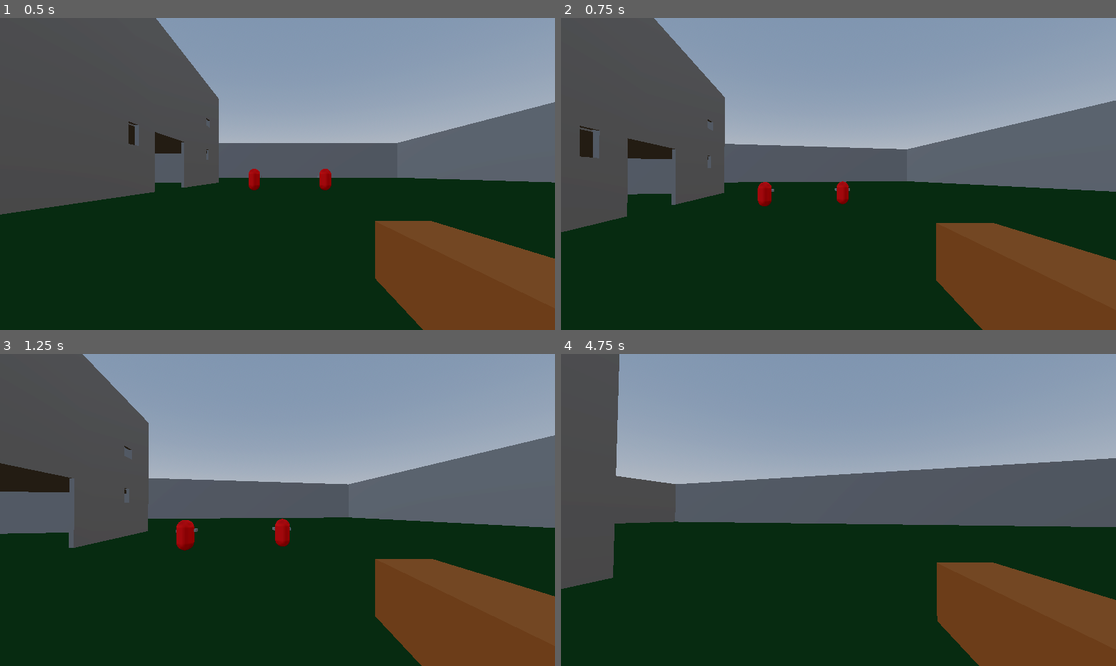
Above: before the commit, frames 1-4 (two rows, left to right).
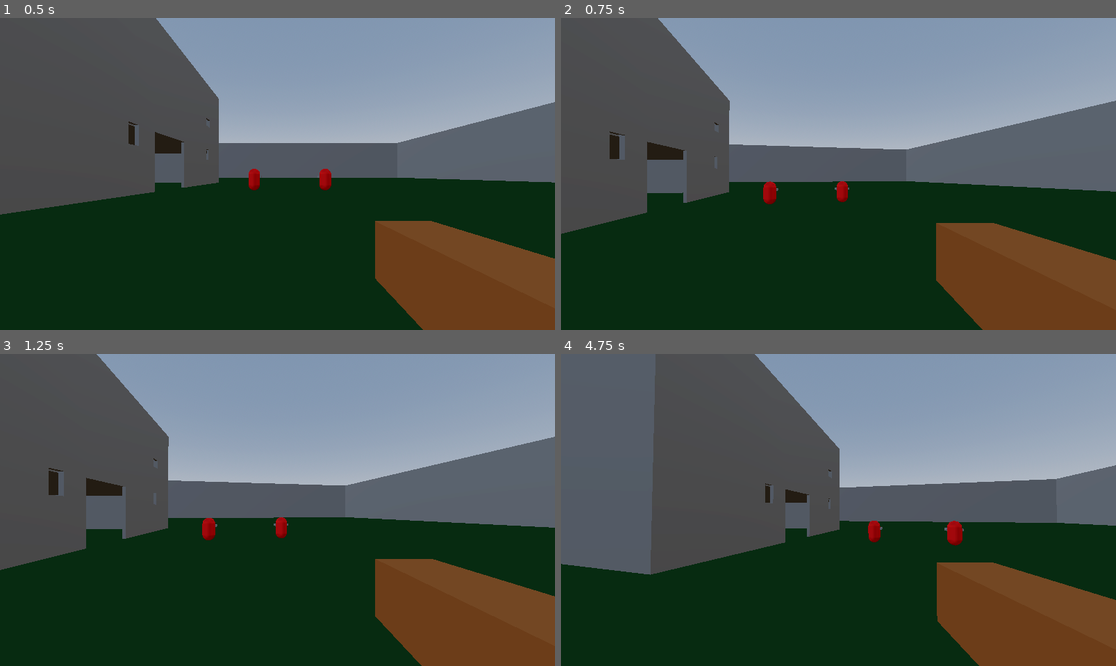
Above: after the commit, the same moments.

Repository: htanama/Stay-Alive
Game: Godot game, scene res://Scenes/Levels/level1.tscn
Same seed, same stepped clock (60 frames per second), same inputs: the game is played once before the commit and once after it.
Inputs (mouse positions are in pixels of both pictures, inside the frame that each line leads up to):
- Up to frame 1 (0.5 s): no input
- Up to frame 2 (0.75 s): tap Enter (ui_accept) at 0.5 s; move the mouse to (866, 174) at 0.52 s; hold Up (ui_up) from 0.53 s (still down)
- Up to frame 3 (1.25 s): keep holding Up (ui_up); tap Enter (ui_accept) at 0.77 s
- Up to frame 4 (4.75 s): keep holding Up (ui_up); move the mouse to (810, 510) at 1.27 s; tap Enter (ui_accept) at 1.52, 3.02, 3.77, 4.52 s; move the mouse to (849, 503) at 2.02 s; move the mouse to (832, 516) at 2.77 s; move the mouse to (877, 513) at 3.52 s; move the mouse to (794, 506) at 4.27 s

Frame 1 is identical in both runs. In frame 2, 2.2% of the frame differs, in the area x 0-100%, y 0-70%; in frame 3, 6.7%; in frame 4, 32%, in the area x 0-100%, y 0-76%.

Commit message:
created reticle

Diff:
--- a/Scenes/Levels/level1.tscn
+++ b/Scenes/Levels/level1.tscn
@@ -229,6 +229,7 @@
 transform = Transform3D(1, 0, 0, 0, 1, 0, 0, 0, 1, 10.15613, 0.44252062, 0)
 
 [node name="Arena" type="CSGCombiner3D" parent="."]
+use_collision = true
 
 [node name="OutsideWall" type="CSGBox3D" parent="Arena"]
 transform = Transform3D(1, 0, 0, 0, 1, 0, 0, 0, 1, 0, 5.2678223, 0)
--- a/Scenes/Player/player.gd
+++ b/Scenes/Player/player.gd
@@ -22,7 +22,7 @@
 
 	# Get the input direction and handle the movement/deceleration.
 	# As good practice, you should replace UI actions with custom gameplay actions.
-	var input_dir := Input.get_vector("ui_left", "ui_right", "ui_up", "ui_down")
+	var input_dir := Input.get_vector("left", "right", "forward", "backward")
 	var direction := (transform.basis * Vector3(input_dir.x, 0, input_dir.y)).normalized()
 	if direction:
 		velocity.x = direction.x * SPEED
--- a/Scenes/Player/player.tscn
+++ b/Scenes/Player/player.tscn
@@ -1,7 +1,8 @@
-[gd_scene load_steps=6 format=3 uid="uid://c0fpjphe6dorx"]
+[gd_scene load_steps=7 format=3 uid="uid://c0fpjphe6dorx"]
 
 [ext_resource type="Script" uid="uid://clsyv8sv0apky" path="res://Scenes/Player/player.gd" id="1_uvnfx"]
 [ext_resource type="Script" uid="uid://bk2lp8we8mg1r" path="res://Scenes/Player/CameraController.gd" id="2_a3d8c"]
+[ext_resource type="Script" uid="uid://c4myaf1vwaeml" path="res://Scenes/Scripts/reticle.gd" id="3_xpcdj"]
 
 [sub_resource type="CapsuleMesh" id="CapsuleMesh_uvnfx"]
 height = 1.5
@@ -33,3 +34,30 @@
 script = ExtResource("2_a3d8c")
 
 [node name="Camera3D" type="Camera3D" parent="CameraMount"]
+
+[node name="Control" type="Control" parent="."]
+layout_mode = 3
+anchors_preset = 15
+anchor_right = 1.0
+anchor_bottom = 1.0
+grow_horizontal = 2
+grow_vertical = 2
+mouse_filter = 1
+
+[node name="Reticle" type="CenterContainer" parent="Control"]
+layout_mode = 1
+anchors_preset = 8
+anchor_left = 0.5
+anchor_top = 0.5
+anchor_right = 0.5
+anchor_bottom = 0.5
+offset_left = -20.0
+offset_top = -20.0
+offset_right = 20.0
+offset_bottom = 20.0
+grow_horizontal = 2
+grow_vertical = 2
+script = ExtResource("3_xpcdj")
+
+[node name="Line2D" type="Line2D" parent="Control/Reticle"]
+position = Vector2(-940, -520)
--- /dev/null
+++ b/Scenes/Scripts/reticle.gd
@@ -0,0 +1,11 @@
+extends CenterContainer
+
+@export var DOT_RADIUS : float = 1.0
+@export var DOT_COLOR : Color = Color.WHITE
+
+# Called when the node enters the scene tree for the first time.
+func _ready() -> void:
+	pass # Replace with function body.
+
+func _draw() -> void:
+	draw_circle(Vector2(0,0), DOT_RADIUS, DOT_COLOR)
--- a/project.godot
+++ b/project.godot
@@ -30,6 +30,34 @@
 "res://Scenes/Player/": "yellow"
 }
 
+[input]
+
+forward={
+"deadzone": 0.2,
+"events": [Object(InputEventKey,"resource_local_to_scene":false,"resource_name":"","device":-1,"window_id":0,"alt_pressed":false,"shift_pressed":false,"ctrl_pressed":false,"meta_pressed":false,"pressed":false,"keycode":0,"physical_keycode":87,"key_label":0,"unicode":119,"location":0,"echo":false,"script":null)
+]
+}
+backward={
+"deadzone": 0.2,
+"events": [Object(InputEventKey,"resource_local_to_scene":false,"resource_name":"","device":-1,"window_id":0,"alt_pressed":false,"shift_pressed":false,"ctrl_pressed":false,"meta_pressed":false,"pressed":false,"keycode":0,"physical_keycode":83,"key_label":0,"unicode":115,"location":0,"echo":false,"script":null)
+]
+}
+left={
+"deadzone": 0.2,
+"events": [Object(InputEventKey,"resource_local_to_scene":false,"resource_name":"","device":-1,"window_id":0,"alt_pressed":false,"shift_pressed":false,"ctrl_pressed":false,"meta_pressed":false,"pressed":false,"keycode":0,"physical_keycode":65,"key_label":0,"unicode":97,"location":0,"echo":false,"script":null)
+]
+}
+right={
+"deadzone": 0.2,
+"events": [Object(InputEventKey,"resource_local_to_scene":false,"resource_name":"","device":-1,"window_id":0,"alt_pressed":false,"shift_pressed":false,"ctrl_pressed":false,"meta_pressed":false,"pressed":false,"keycode":0,"physical_keycode":68,"key_label":0,"unicode":100,"location":0,"echo":false,"script":null)
+]
+}
+shoot={
+"deadzone": 0.2,
+"events": [Object(InputEventMouseButton,"resource_local_to_scene":false,"resource_name":"","device":-1,"window_id":0,"alt_pressed":false,"shift_pressed":false,"ctrl_pressed":false,"meta_pressed":false,"button_mask":1,"position":Vector2(255, 10),"global_position":Vector2(264, 58),"factor":1.0,"button_index":1,"canceled":false,"pressed":true,"double_click":false,"script":null)
+]
+}
+
 [physics]
 
 common/physics_jitter_fix=0.0
Not shown, added: Scenes/Scripts/reticle.gd.uid
